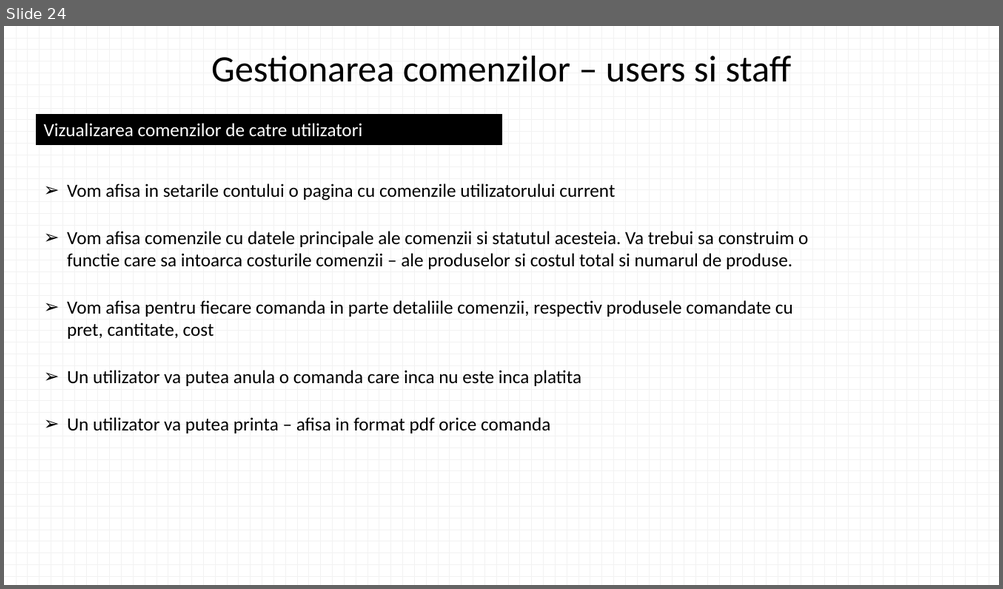
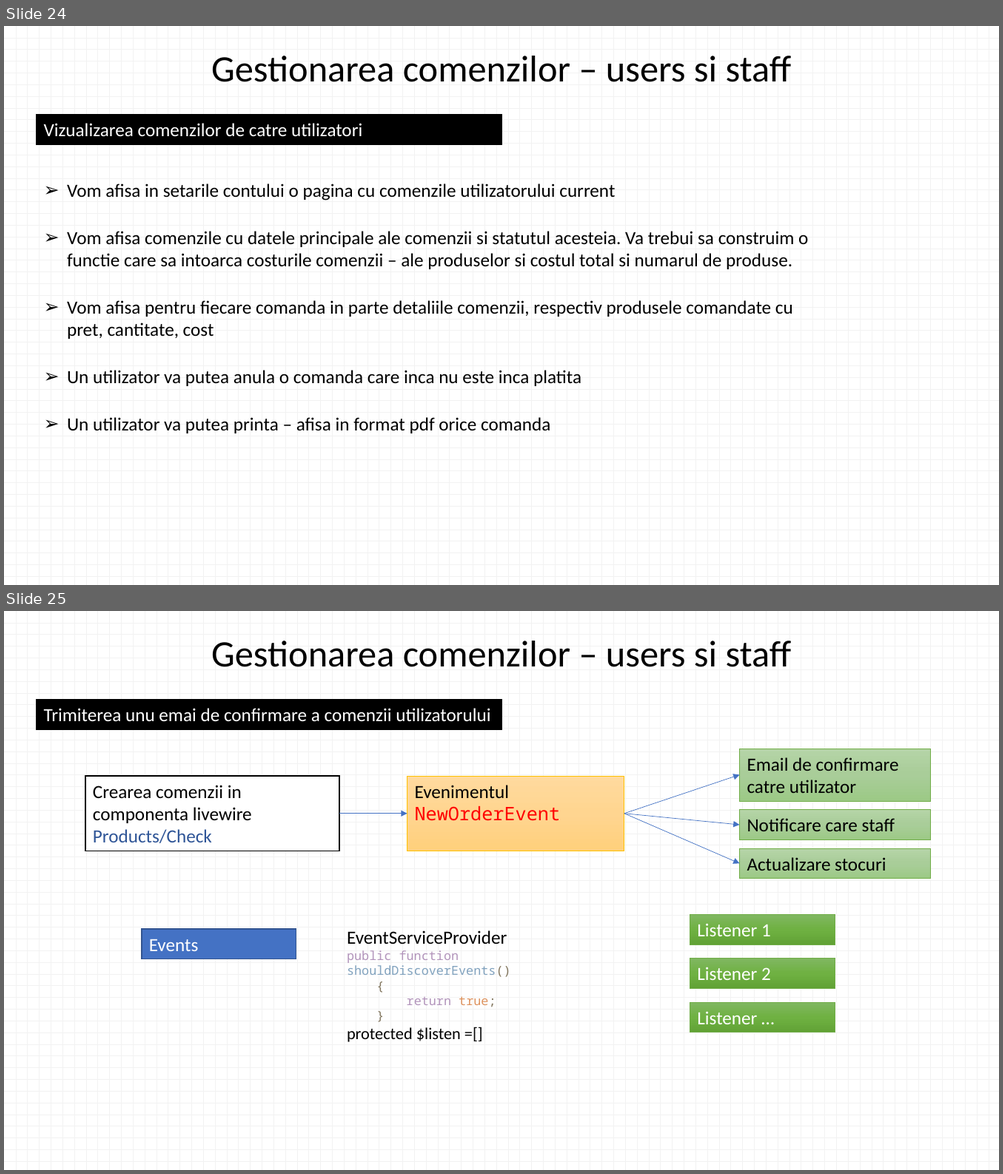
Before and after one commit to laravelRo/lrv8_emag_yt_tutorial, a slide deck: _presentation/prezentare_aplicatie.pptx. Shown one above the other, each under a label of ours: slide 24 before the commit, slides 24 and 25 after it. The pictures are 1003x589 and 1003x1174 pixels, drawn with LibreOffice and Linux fonts; fonts in the diff are those of the drawing. Boxes give left, top, right and bottom in pixels: in the first picture for what was removed or moved away, otherwise in the second. Text is boxed around its words. In the diff, an @@ line names an element or a change of style, - is before the commit and + after.

Commit message:
Send mail confirmation
Trimiterea unui email de confirmare catre utilizator dupa realizarea comenzii

```diff
--- a/_presentation/prezentare_aplicatie.pptx
+++ b/_presentation/prezentare_aplicatie.pptx
@@ slide 25 added at (4, 611, 999, 1170), background pattern #F2F2F2 on #FFFFFF @@
@@ title added at (211, 641, 791, 667), 36 pt, text #000000 @@
+Gestionarea comenzilor – users si staff
@@ rectangle added at (36, 700, 501, 729), fill #000000, outline #000000 1 pt, 18 pt, text #FFFFFF @@
+Trimiterea unu emai de confirmare a comenzii utilizatorului
@@ rectangle added at (740, 749, 930, 801), fill gradient #B5D5A7 to #AACE9A to #9CC987, outline #70AD47 0.5 pt, 18 pt, text #000000 @@
+Email de confirmare catre utilizator
@@ rectangle added at (85, 776, 339, 851), fill #FFFFFF, outline #000000 1 pt, 18 pt, text #000000 @@
+Crearea comenzii in componenta livewire Products/Check
@@ rectangle added at (407, 776, 624, 851), fill gradient #FFDB9E to #FFD590 to #FFD07C, outline #FFC000 0.5 pt, 18 pt, text #FF0000 @@
+Evenimentul NewOrderEvent
@@ arrow added from (624, 814) to (740, 775), #4472C4 0.5 pt @@
@@ rectangle added at (740, 810, 930, 840), fill gradient #B5D5A7 to #AACE9A to #9CC987, outline #70AD47 0.5 pt, 18 pt, text #000000 @@
+Notificare care staff
@@ arrow added from (340, 814) to (407, 814), #4472C4 0.5 pt @@
@@ arrow added from (624, 814) to (740, 825), #4472C4 0.5 pt @@
@@ arrow added from (624, 814) to (740, 864), #4472C4 0.5 pt @@
@@ rectangle added at (740, 849, 930, 878), fill gradient #B5D5A7 to #AACE9A to #9CC987, outline #70AD47 0.5 pt, 18 pt, text #000000 @@
+Actualizare stocuri
@@ rectangle added at (690, 914, 834, 945), fill gradient #81B861 to #6FB242 to #62A336, outline #70AD47 0.5 pt, 18 pt, text #FFFFFF @@
+Listener 1
@@ rectangle added at (142, 930, 296, 960), fill #4472C4, outline #325491 1 pt, 18 pt, text #FFFFFF @@
+Events
@@ text added at (347, 931, 511, 1042), 12 pt, text #000000 @@
+EventServiceProvider
+public function shouldDiscoverEvents()
+{
+return true;
+}
+protected $listen =[]
@@ rectangle added at (690, 959, 834, 988), fill gradient #81B861 to #6FB242 to #62A336, outline #70AD47 0.5 pt, 18 pt, text #FFFFFF @@
+Listener 2
@@ rectangle added at (690, 1002, 834, 1033), fill gradient #81B861 to #6FB242 to #62A336, outline #70AD47 0.5 pt, 18 pt, text #FFFFFF @@
+Listener …
```
Also in this commit, not shown: 9 other files.
